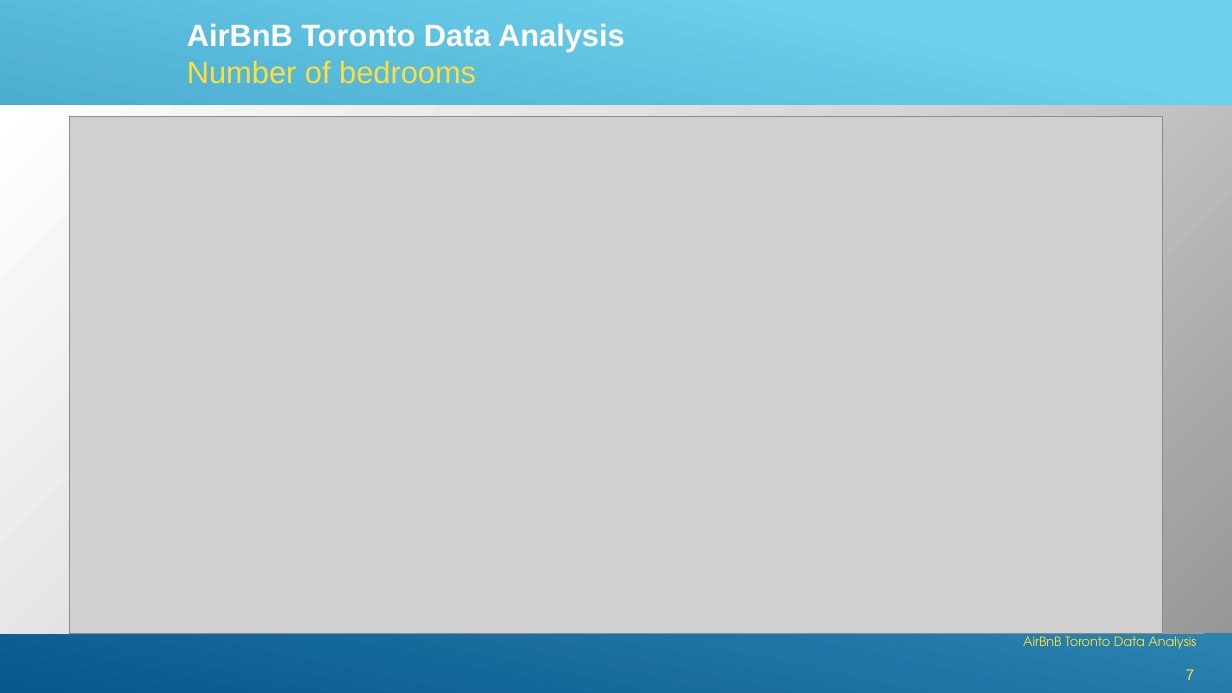
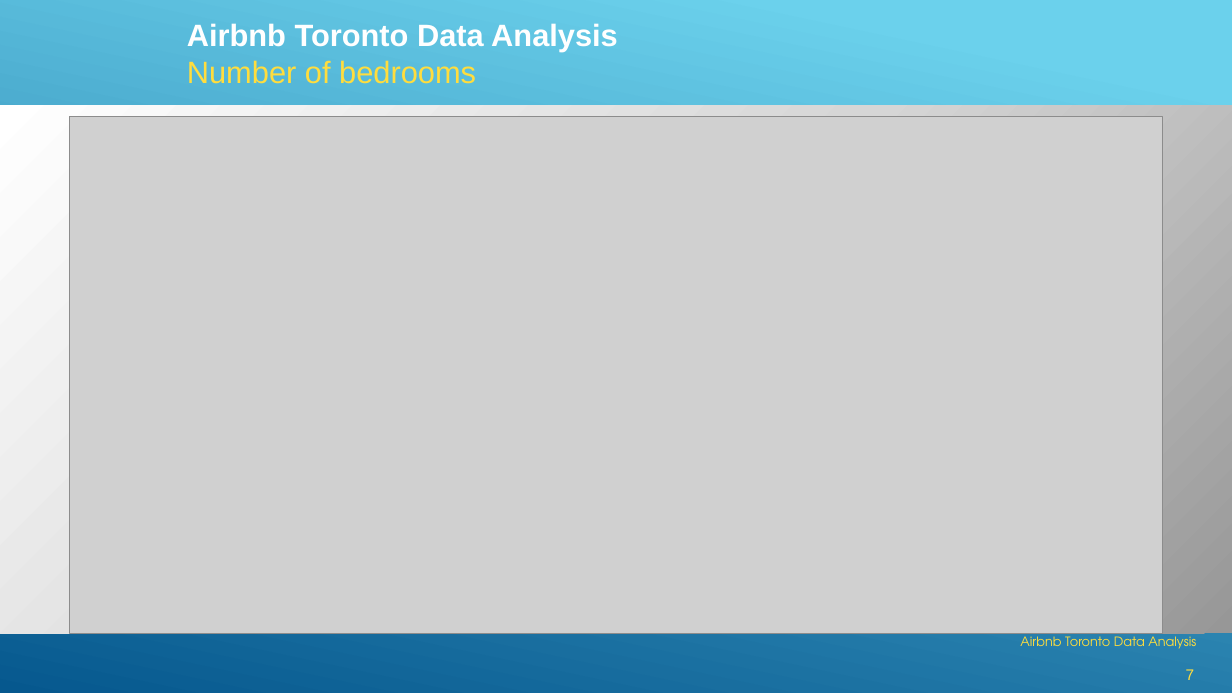
Before and after one commit to GSRichie/Final-Project-, a slide deck: slide 7 of AirBnB Toronto Data Analysis.pptx. Drawn at 1232x693 pixels with LibreOffice and Linux fonts; fonts in the diff are those of the drawing; grey boxes stand for pictures. Boxes give left, top, right and bottom in pixels: in the first picture for what was removed or moved away, otherwise in the second. Text is boxed around its words. In the diff, an @@ line names an element or a change of style, - is before the commit and + after.

```diff
--- a/AirBnB Toronto Data Analysis.pptx
+++ b/AirBnB Toronto Data Analysis.pptx
@@ text at box(187, 23, 618, 84): text changed @@
-AirBnB Toronto Data Analysis
-Number of bedrooms
+Airbnb Toronto Data Analysis
+Number of bedrooms
@@ text at box(1020, 633, 1196, 649): text changed @@
-AirBnB Toronto Data Analysis
+Airbnb Toronto Data Analysis
```
Also in this commit, not shown: 9 other slides changed, 3 slides added, 3 other files.
